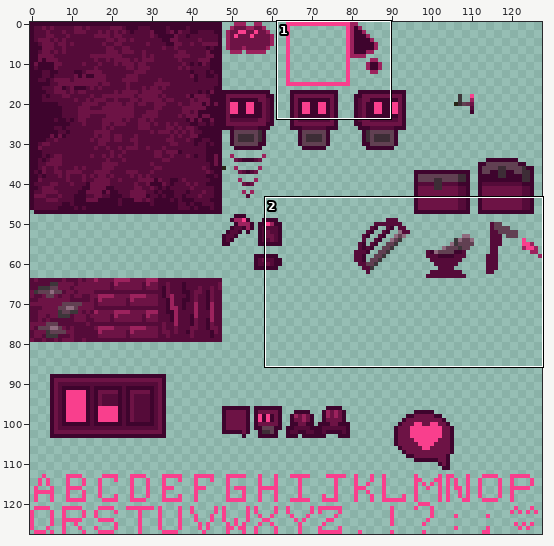
Two states of a pixel-art file, assets/tileset.ase. The first picture is a wide view before the edit; the outline marks the close-up.
Close-up. The starting point:
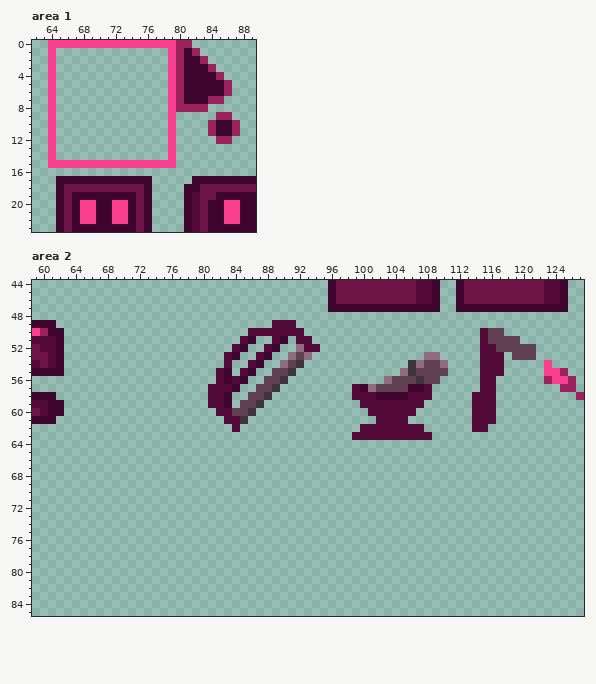
128x128 pixels, 1 frame. Colours within 5 levels of each other are drawn and written as one. Shown: area 1: x 62..89, y 0..23; area 2: x 59..127, y 44..85. The commit also changed other parts of the picture, which this record leaves out.
The same view after the edit:
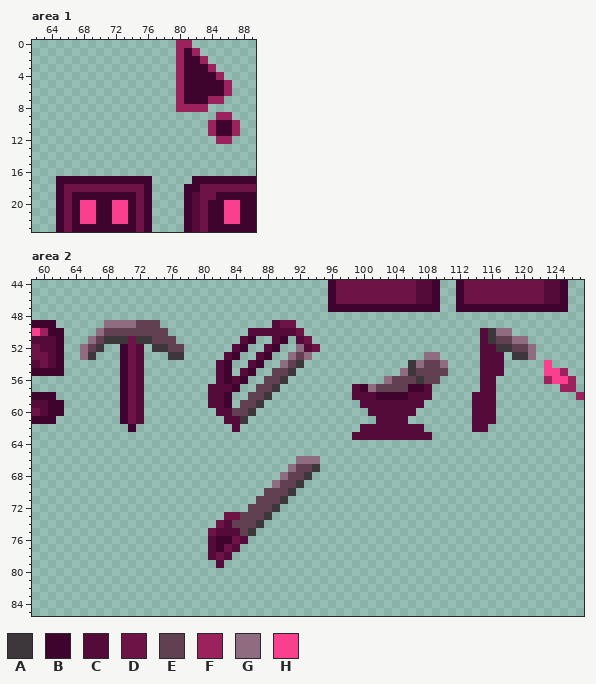
Palette (. is transparent): A #3d363a  B #3e042d  C #550b39  D #6d1345  E #614052  F #9c225d  G #8f6c7f  H #f93f8d
Change:
Area 1:
y 0: x 64..79 HHHHHHHHHHHHHHHH -> ................
y 1..14: x 64 H -> .; x 79 H -> .
y 15: x 64..79 HHHHHHHHHHHHHHHH -> ................
Area 2:
y 49: x 68..74 ....... -> GGGGEEE; x 90..91 CC -> DD
y 50: x 67..75 ......... -> GEEEEEEEE; x 92 C -> D; x 116..118 EE. -> AGG
y 51: x 66..76 ........... -> GEAAADAAEEE; x 93 C -> D; x 116 E -> A; x 119..120 E. -> GG
y 52: x 65..67 ... -> GEA; x 70..72 ... -> BDC; x 74..77 .... -> AAEE; x 94 C -> D; x 117..118 EE -> AA; x 121 E -> G
y 53: x 65..66 .. -> GA; x 70..72 ... -> BDC; x 76..77 .. -> AA; x 119..121 EEE -> AAG
y 54: x 70..72 ... -> BDC; x 82..83 .C -> CB
y 55..61: x 70..72 ... -> BDC
y 62: x 71 . -> B
y 66: x 92..94 ... -> GGG
y 67: x 91..94 .... -> GEEA
y 68: x 90..93 .... -> GEEA
y 69: x 89..92 .... -> GEEA
y 70: x 88..91 .... -> EEEA
y 71: x 87..90 .... -> EEEA
y 72: x 86..89 .... -> EEEA
y 73: x 83..88 ...... -> DDEEEA
y 74: x 82..87 ...... -> DCEEEA
y 75: x 81..86 ...... -> DCCCEA
y 76: x 81..85 ..... -> CBBDC
y 77: x 81..84 .... -> CBDC
y 78: x 81..83 ... -> CDC
y 79: x 82 . -> C
Changed places in both close-ups, as pixel boxes (x1, y1, x2, y2):
erased: (48, 40, 176, 168)
changed: (80, 320, 232, 432)
changed: (280, 320, 320, 352)
changed: (488, 328, 536, 360)
added: (208, 456, 320, 568)
